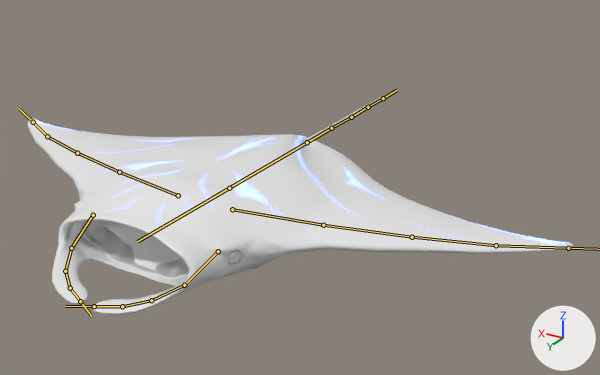
One commit to the FBX model Assets/Models/MantaRay/MantaRay.fbx: the scene before it, then after it.
Both versions are drawn from a camera (50 mm lens) standing at (-7.45, 9.88, 5.4) and looking at (-0.53, -1.66, -0.38). Lighting does not change. The marker at lower right points along +X, +Y and +Z. The bones that bend it are drawn over the model as lines.

In view in the first picture: 'Low Poly'.
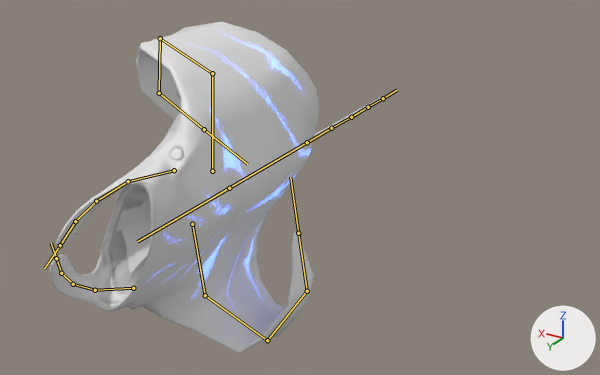
The newer file adds an action. The first version stands in its rest pose; the second is drawn at frame 15 of the action 'Armature|Roll_Left'.

What the commit changed:
Bone 'Spine1' (bone_spine1) turns from (0, 0, 0) to (0, -114, 0) degrees about its own x, y and z.
Bone 'Fin1_R' (bone_fin1_r) moves from (0.0, 0.0, 0.0) to (0.04, 0.03, -0.09).
Bone 'Fin1_R' (bone_fin1_r) turns from (0, 0, 0) to (-28, -5, 1) degrees about its own x, y and z.
Bone 'Fin2_R' (bone_fin2_r) turns from (0, 0, 0) to (-70, -13, 9) degrees about its own x, y and z.
Bone 'Fin3_R' (bone_fin3_r) turns from (0, 0, 0) to (-83, -17, 15) degrees about its own x, y and z.
Bone 'Fin4_R' (bone_fin4_r) turns from (0, 0, 0) to (-58, -23, 13) degrees about its own x, y and z.
Bone 'Fin1_L' (bone_fin1_l) moves from (0.0, 0.0, 0.0) to (-0.04, 0.03, -0.09).
Bone 'Fin1_L' (bone_fin1_l) turns from (0, 0, 0) to (23, -4, -1) degrees about its own x, y and z.
Bone 'Fin2_L' (bone_fin2_l) turns from (0, 0, 0) to (56, -11, -6) degrees about its own x, y and z.
Bone 'Fin3_L' (bone_fin3_l) turns from (0, 0, 0) to (94, -17, -19) degrees about its own x, y and z.
Bone 'Fin4_L' (bone_fin4_l) turns from (0, 0, 0) to (57, -23, -13) degrees about its own x, y and z.

What differs and where, as boxes [x1, y1, x2, y2] in the pictures (600 x 375 px):
'Low Poly', posed (39% narrower, 52% taller): before [28, 96, 574, 315]; after [50, 21, 384, 354]
bone 'Fin1_R', root to tip: before (178, 195) to (119, 172); after (212, 171) to (212, 73)
bone 'Fin2_R', root to tip: before (119, 172) to (77, 153); after (212, 73) to (160, 38)
bone 'Fin3_R', root to tip: before (77, 153) to (47, 136); after (160, 38) to (159, 93)
bone 'Fin4_R', root to tip: before (47, 136) to (33, 122); after (159, 93) to (204, 129)
bone 'Fin1_L', root to tip: before (232, 209) to (323, 225); after (192, 224) to (205, 295)
bone 'Fin2_L', root to tip: before (323, 225) to (412, 237); after (205, 295) to (267, 340)
bone 'Fin3_L', root to tip: before (412, 237) to (496, 245); after (267, 340) to (307, 291)
bone 'Fin4_L', root to tip: before (496, 245) to (568, 248); after (307, 291) to (298, 233)
